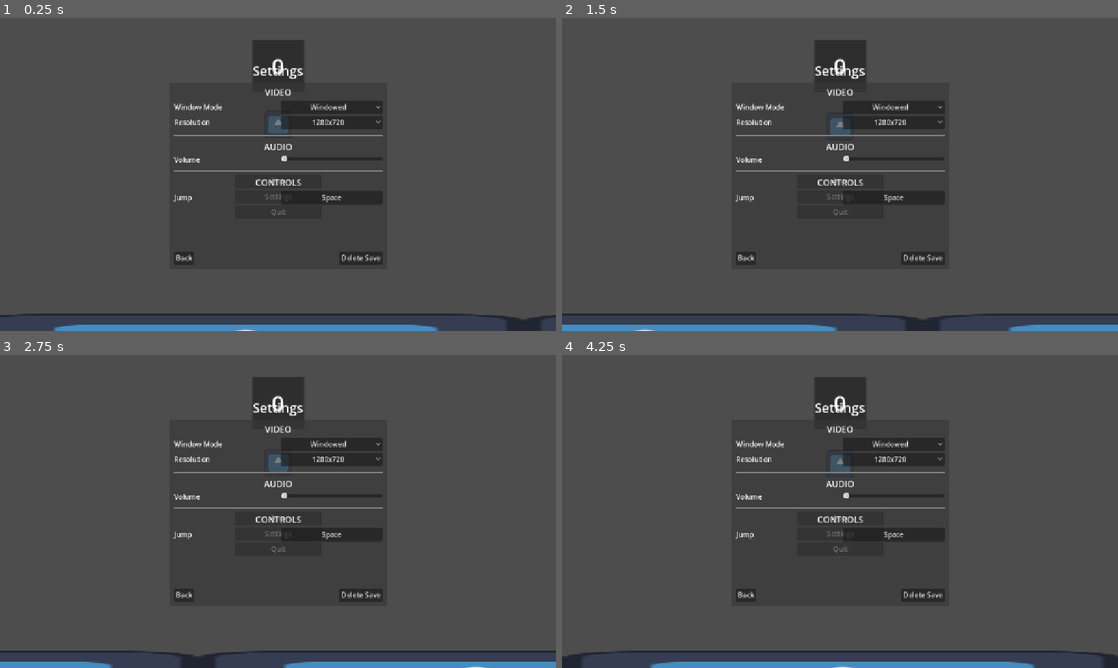
Above: before the commit, frames 1-4 (two rows, left to right).
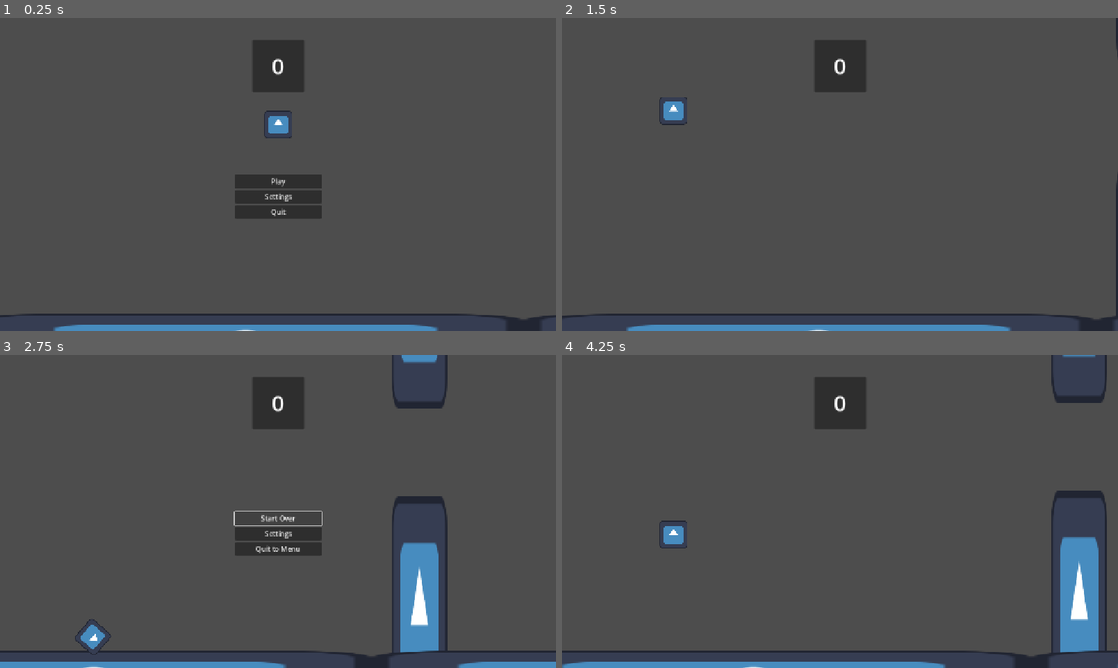
Above: after the commit, the same moments.

Repository: PerroBetto/FlappyLearn-Flappy-bird-clone-to-learn-GODOT-
Game: Godot game, scene res://Scenes/menu.tscn
Same seed, same stepped clock (60 frames per second), same inputs: the game is played once before the commit and once after it. The engine's default icon, where the game draws it, is replaced by a stand-in: a white triangle on a blue panel in a dark square.
Inputs (mouse positions are in pixels of both pictures, inside the frame that each line leads up to):
- Up to frame 1 (0.25 s): no input
- Up to frame 2 (1.5 s): click "Settings" at 0.5 s; click "Play" at 1.25 s
- Up to frame 3 (2.75 s): click (278, 517) at 2 s, where only the run before the commit has a clickable "Play"
- Up to frame 4 (4.25 s): click "Settings" at 2.75 s; click (840, 517) at 3.5 s, where only the run after the commit has a clickable "Start Over"

The runs differ from the first frame. In frame 1, 3.8% of the frame differs, in the area x 31-69%, y 15-79%; in frame 2, 7.8%; in frame 3, 9.7%; in frame 4, 11%, in the area x 0-100%, y 0-100%.

Commit message:
Added flappy.settings to AppData Roaming user:// data. To be manipulated as the settings folder using JSON. Changed main_menu.gd and level_control.gd to extend Save_Setting

Diff:
--- a/Scenes/menu.tscn
+++ b/Scenes/menu.tscn
@@ -1,11 +1,10 @@
-[gd_scene load_steps=7 format=3 uid="uid://8wfunbx3p8jo"]
+[gd_scene load_steps=6 format=3 uid="uid://8wfunbx3p8jo"]
 
 [ext_resource type="Script" uid="uid://cgygkapifp5hi" path="res://Scripts/mainMenu.gd" id="1_xhh6f"]
 [ext_resource type="PackedScene" uid="uid://740lwoma4etc" path="res://Scenes/UI/score_board_ui.tscn" id="2_cayip"]
 [ext_resource type="PackedScene" uid="uid://ca5f6tamdqp4b" path="res://Scenes/bird/bird.tscn" id="3_cayip"]
 [ext_resource type="Script" uid="uid://crs18af621utf" path="res://Scripts/UI/menu_options.gd" id="3_wwsa2"]
 [ext_resource type="PackedScene" uid="uid://bdf1rixw20yod" path="res://Scenes/wall/floor.tscn" id="4_158mb"]
-[ext_resource type="PackedScene" uid="uid://cn1t6f2qp83dp" path="res://Scenes/UI/settings.tscn" id="4_jsrd8"]
 
 [node name="Menu" type="Node"]
 script = ExtResource("1_xhh6f")
@@ -56,8 +55,6 @@
 layout_mode = 2
 text = "Quit"
 
-[node name="Settings" parent="MenuOptions" instance=ExtResource("4_jsrd8")]
-layout_mode = 1
-
 [connection signal="pressed" from="MenuOptions/VBoxContainer/Play" to="MenuOptions" method="_on_play_pressed"]
 [connection signal="pressed" from="MenuOptions/VBoxContainer/Settings" to="MenuOptions" method="_on_settings_pressed"]
+[connection signal="pressed" from="MenuOptions/VBoxContainer/Quit" to="MenuOptions" method="_on_quit_pressed"]
--- a/Scripts/UI/menu_options.gd
+++ b/Scripts/UI/menu_options.gd
@@ -24,3 +24,7 @@
 
 func _menu_transition() -> void:
 	pass
+
+
+func _on_quit_pressed() -> void:
+	get_tree().quit()
--- a/Scripts/globals.gd
+++ b/Scripts/globals.gd
@@ -1,10 +1,17 @@
 extends Node
 
+class_name Save_Settings
+
 var save_path : String = "user://savefile.save"
+var settings_path : String = "user://flappy.settings"
 
 var High_Score : int
 var Paused : bool = false
 
+
+#
+# Save file IO data
+#
 func _load_data():
 	if !(FileAccess.file_exists(save_path)):
 		return
@@ -29,3 +36,22 @@
 	saveFile.store_line(json_score)
 
 	saveFile.close()
+
+
+#
+# Settings file IO data
+#
+func save_settings():
+
+	# Use JSON to store the settings data as key-value pairs(?)
+	# Ensure you open and close the file, that everything workds and it all makes sense
+	# Game should open the settings file from the get-go and update the values in settings accordingly
+
+	var settingsFile = FileAccess.open(settings_path, FileAccess.WRITE)
+
+	settingsFile.store_line("dog")
+
+	settingsFile.close()
+
+func load_settings():
+	pass
--- a/Scripts/levelControl.gd
+++ b/Scripts/levelControl.gd
@@ -1,4 +1,4 @@
-extends Node
+extends Save_Settings
 
 var dead_bird = preload("res://Scenes/bird/dead_bird.tscn")
 
@@ -43,7 +43,7 @@
 	birdBody.position = BIRD.position
 	BIRD.queue_free()
 	call_deferred("add_child", birdBody)
-	if(Globals.High_Score == null || Globals.High_Score < Score):
+	if(High_Score == null || High_Score < Score):
 		setHighScore()
 
 #called whenever the timer for creating a wall ends.
@@ -56,8 +56,8 @@
 		wallTimer.start(time)
 
 func setHighScore():
-	Globals._save_score(Score)
+	_save_score(Score)
 
 func pause_play():
-	Globals.Paused = !Globals.Paused
-	wallTimer.paused = Globals.Paused
+	Paused = !Paused
+	wallTimer.paused = Paused
--- a/Scripts/mainMenu.gd
+++ b/Scripts/mainMenu.gd
@@ -1,4 +1,4 @@
-extends Node
+extends Save_Settings
 
 @onready var scoreBoard : Control = $ScoreBoardUI
 @onready var bird : CharacterBody2D = $bird
@@ -7,8 +7,9 @@
 
 # Called when the node enters the scene tree for the first time.
 func _ready():
-	Globals._load_data()
-	scoreBoard.call("process_point", Globals.High_Score)
+	_load_data()
+	save_settings()
+	scoreBoard.call("process_point", High_Score)
 
 	_windowSize = self.get_window().size
 	bird.call("set_title_min_height", 720/2.5)
@@ -18,12 +19,13 @@
 
 # Called every frame. 'delta' is the elapsed time since the previous frame.
 func _process(_delta):
-	if(Input.is_action_just_pressed("ui_up")):
-		get_viewport().size = Vector2i(get_viewport().size.x + 16, get_viewport().size.y + 9)
-	if(Input.is_action_just_pressed("ui_down")):
-		get_viewport().size = Vector2i(get_viewport().size.x - 16, get_viewport().size.y - 9)
+	# if(Input.is_action_just_pressed("ui_up")):
+	# 	get_viewport().size = Vector2i(get_viewport().size.x + 16, get_viewport().size.y + 9)
+	# if(Input.is_action_just_pressed("ui_down")):
+	# 	get_viewport().size = Vector2i(get_viewport().size.x - 16, get_viewport().size.y - 9)
 
-	if(Input.is_action_just_pressed("ui_accept")):
-		get_window().mode = Window.MODE_EXCLUSIVE_FULLSCREEN
-		get_viewport().size = Vector2i(1920, 1080)
-	print(get_viewport().size)
+	# if(Input.is_action_just_pressed("ui_accept")):
+	# 	get_window().mode = Window.MODE_EXCLUSIVE_FULLSCREEN
+	# 	get_viewport().size = Vector2i(1920, 1080)
+	# print(get_viewport().size)
+	pass
